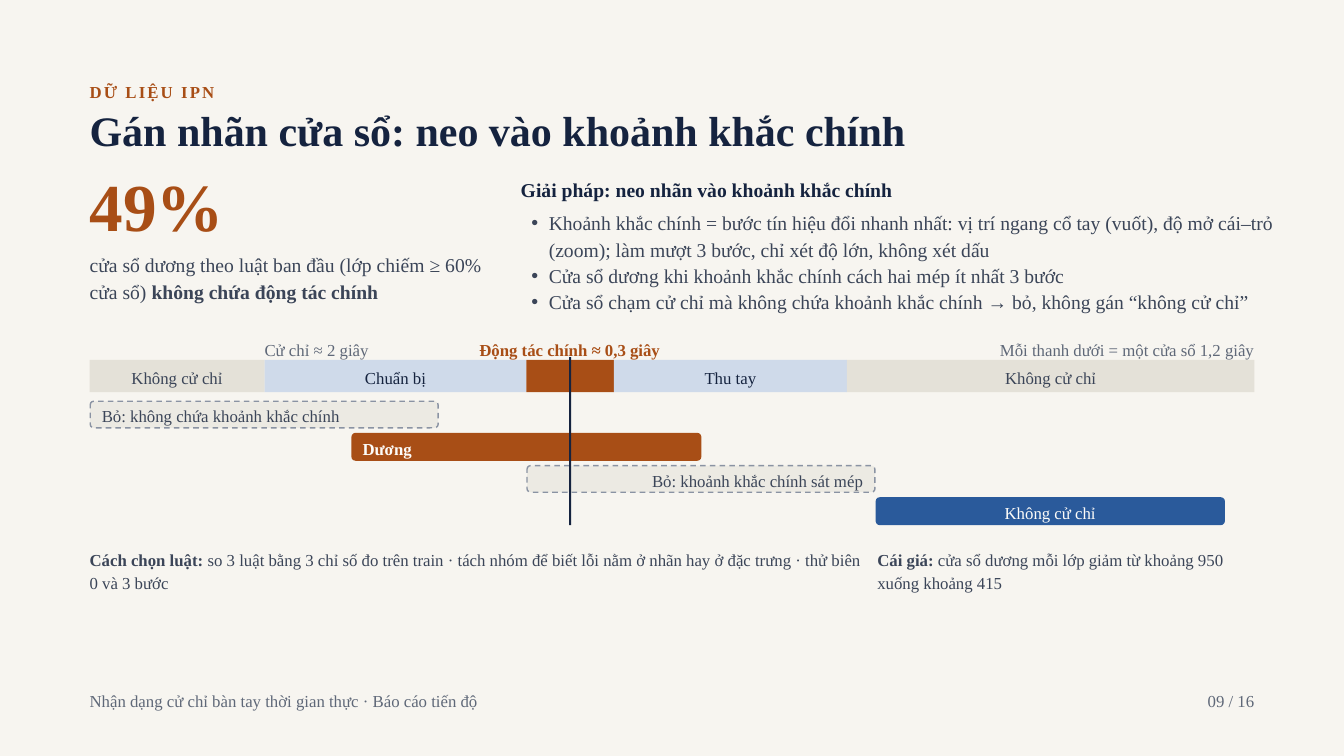
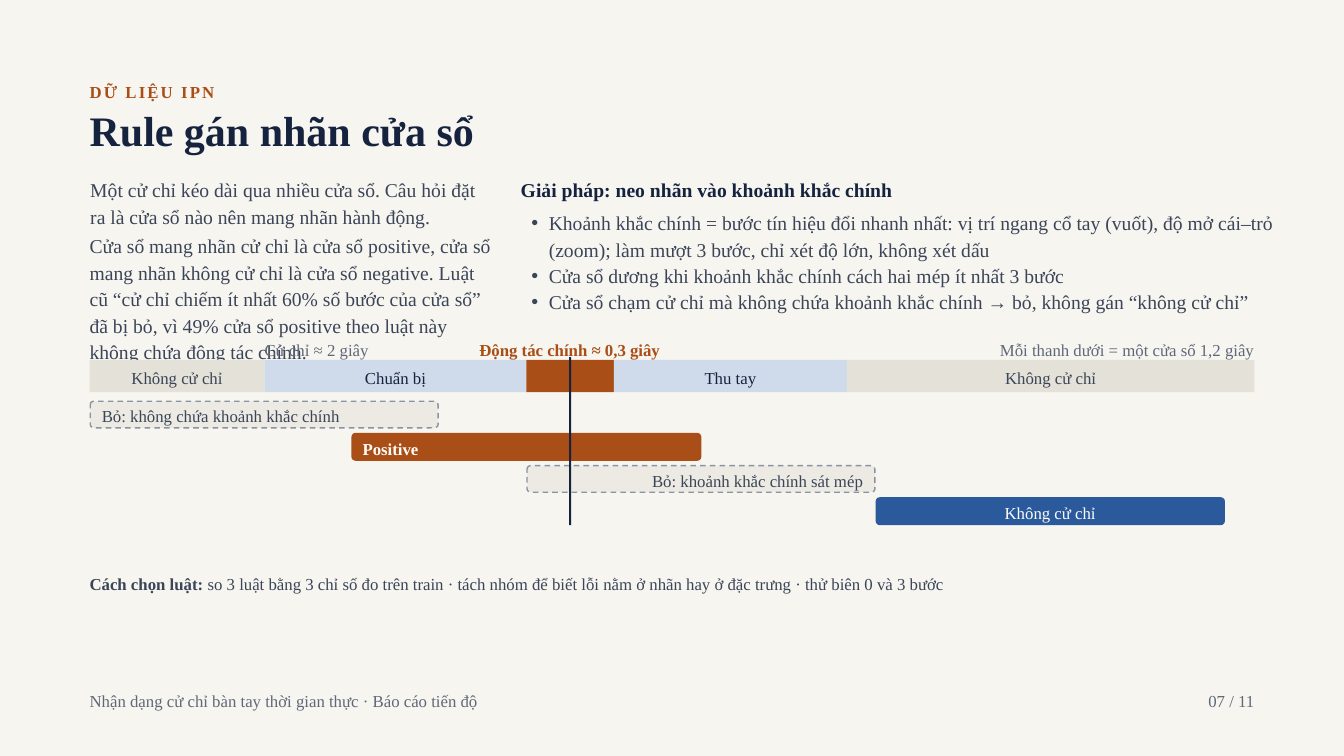
Before and after one commit to tienlamict/cv-action-recognition, a slide deck: slide 7 of slides/Report_phase_5.pptx (slide 9 before the commit). Drawn at 1344x756 pixels with LibreOffice and Linux fonts; fonts in the diff are those of the drawing. Boxes give left, top, right and bottom in pixels: in the first picture for what was removed or moved away, otherwise in the second. Text is boxed around its words. In the diff, an @@ line names an element or a change of style, - is before the commit and + after.

Commit message:
up slides

```diff
--- a/slides/Report_phase_5.pptx
+++ b/slides/Report_phase_5.pptx
@@ title at (90,115,474,154): text changed @@
-Gán nhãn cửa sổ: neo vào khoảnh khắc chính
+Rule gán nhãn cửa sổ
@@ text removed at (90,186,224,232) @@
-49%
@@ text added at (90,183,475,229), 14 pt, text #3B4558 @@
+Một cử chỉ kéo dài qua nhiều cửa sổ. Câu hỏi đặt ra là cửa sổ nào nên mang nhãn hành động.
@@ text at (90,239,490,337): text changed @@
-cửa sổ dương theo luật ban đầu (lớp chiếm ≥ 60% cửa sổ) không chứa động tác chính
+Cửa sổ mang nhãn cử chỉ là cửa sổ positive, cửa sổ mang nhãn không cử chỉ là cửa sổ negative. Luật cũ “cử chỉ chiếm ít nhất 60% số bước của cửa sổ” đã bị bỏ, vì 49% cửa sổ positive theo luật này không chứa động tác chính.
@@ text in rounded rectangle at (363,443,419,455): text changed @@
-Dương
+Positive
@@ text removed at (877,553,1223,593) @@
-Cái giá: cửa sổ dương mỗi lớp giảm từ khoảng 950 xuống khoảng 415
@@ text "Cách chọn luật: so 3 ..." rewrapped from (90,553,860,589) to (90,577,944,594) @@
@@ text at (1208,696,1254,707): text changed @@
-09 / 16
+07 / 11
```
Also in this commit, not shown: 9 other slides changed, 5 slides removed, 1 other file.
